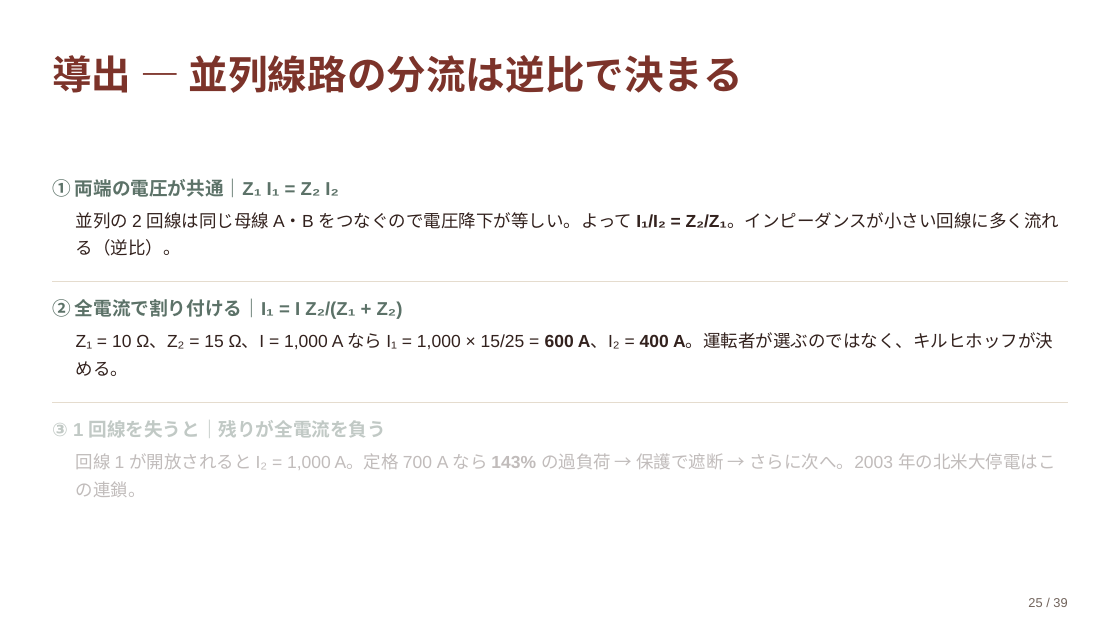
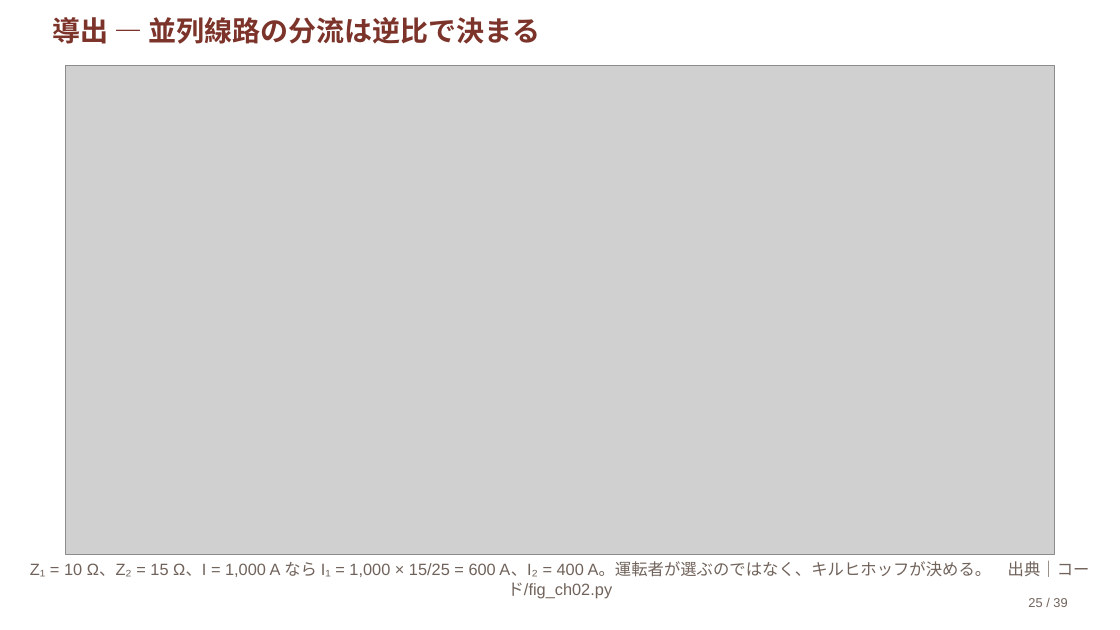
Before and after one commit to lutelute/ryukyu-power-system-2026, a slide deck: slide 25 of スライド/ch02.pptx. Drawn at 1120x630 pixels with LibreOffice and Linux fonts; fonts in the diff are those of the drawing; grey boxes stand for pictures. Boxes give left, top, right and bottom in pixels: in the first picture for what was removed or moved away, otherwise in the second. Text is boxed around its words. In the diff, an @@ line names an element or a change of style, - is before the commit and + after.

```diff
--- a/スライド/ch02.pptx
+++ b/スライド/ch02.pptx
@@ text "導出 — 並列線路の分流は逆比で決まる": place and size @@
-text "導出 — 並列線路の分流は逆比で決まる" at box(52, 55, 743, 93)
+text "導出 — 並列線路の分流は逆比で決まる" at box(52, 17, 541, 44)
@@ text "導出 — 並列線路の分流は逆比で決まる" at box(52, 17, 541, 44): size 33.9 to 24 pt; line spacing 1.06 to 1; vertical alignment middle to top @@
@@ picture added at box(66, 66, 1054, 555) @@
@@ text removed at box(52, 178, 338, 197) @@
-① 両端の電圧が共通｜Z₁ I₁ = Z₂ I₂
@@ text removed at box(76, 212, 1059, 256) @@
-並列の 2 回線は同じ母線 A・B をつなぐので電圧降下が等しい。よって I₁/I₂ = Z₂/Z₁。インピーダンスが小さい回線に多く流れる（逆比）。
@@ rectangle removed at box(52, 281, 1068, 282) @@
@@ text removed at box(52, 298, 403, 319) @@
-② 全電流で割り付ける｜I₁ = I Z₂/(Z₁ + Z₂)
@@ rectangle removed at box(52, 402, 1068, 403) @@
@@ text removed at box(52, 420, 387, 438) @@
-③ 1 回線を失うと｜残りが全電流を負う
@@ text removed at box(76, 453, 1055, 497) @@
-回線 1 が開放されると I₂ = 1,000 A。定格 700 A なら 143% の過負荷 → 保護で遮断 → さらに次へ。2003 年の北米大停電はこの連鎖。
@@ text at box(30, 560, 1090, 577): text changed; size 15 to 14 pt; text colour #33221E to #71635B @@
-Z₁ = 10 Ω、Z₂ = 15 Ω、I = 1,000 A なら I₁ = 1,000 × 15/25 = 600 A、I₂ = 400 A。運転者が選ぶのではなく、キルヒホッフが決める。
+Z₁ = 10 Ω、Z₂ = 15 Ω、I = 1,000 A なら I₁ = 1,000 × 15/25 = 600 A、I₂ = 400 A。運転者が選ぶのではなく、キルヒホッフが決める。 出典｜コード/fig_ch02.py
```
Also in this commit, not shown: 5 other slides changed, 50 other files.
